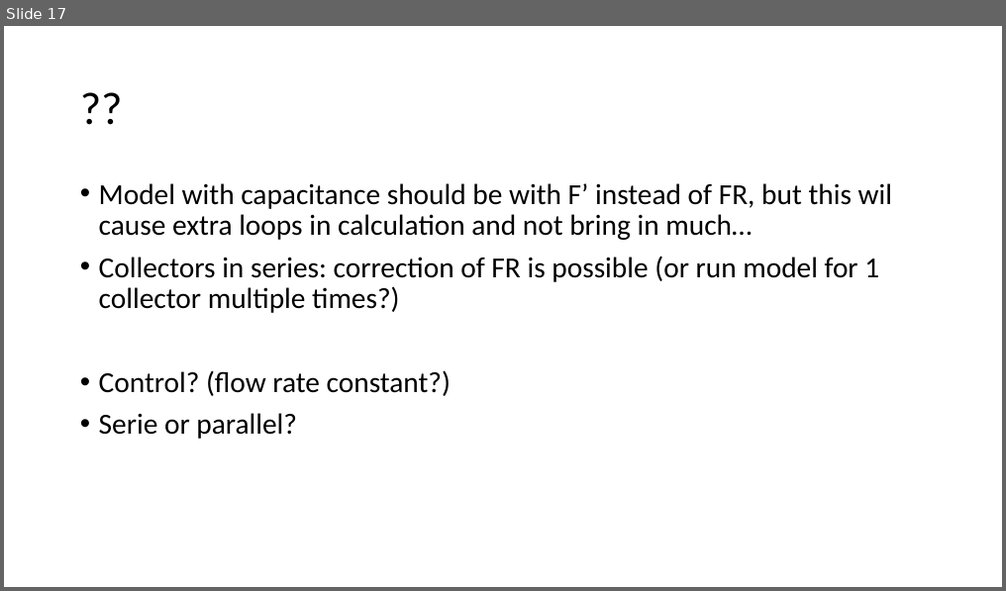
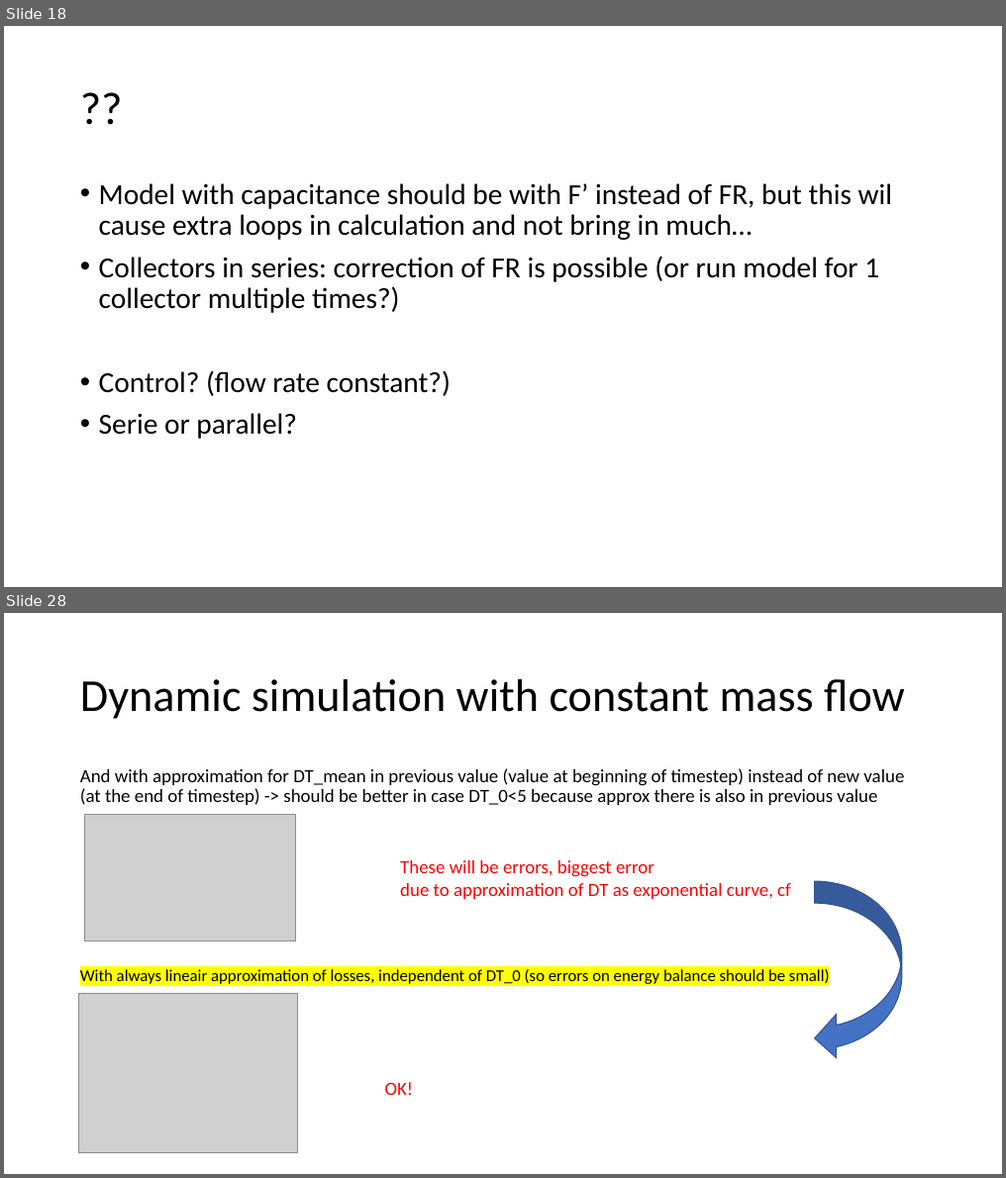
Before and after one commit to MargotDePauw/TETRA-warmtenetten, a slide deck: model zonnecollector/achtergrond/Solar collector.pptx. Shown one above the other, each under a label of ours: slide 17 before the commit, slides 18 and 28 after it; the slides between them are not shown. The pictures are 1006x591 and 1006x1178 pixels, drawn with LibreOffice and Linux fonts; fonts in the diff are those of the drawing; grey boxes stand for pictures. Boxes give left, top, right and bottom in pixels: in the first picture for what was removed or moved away, otherwise in the second. Text is boxed around its words. In the diff, an @@ line names an element or a change of style, - is before the commit and + after.

```diff
--- a/model zonnecollector/achtergrond/Solar collector.pptx
+++ b/model zonnecollector/achtergrond/Solar collector.pptx
@@ slide 28 added at [4, 613, 1002, 1174], background #FFFFFF @@
@@ title added at [80, 679, 905, 719], 44 pt, text #000000 @@
+Dynamic simulation with constant mass flow
@@ text added at [80, 768, 904, 984], 18 pt, text #000000 @@
+And with approximation for DT_mean in previous value (value at beginning of timestep) instead of new value (at the end of timestep) -> should be better in case DT_0<5 because approx there is also in previous value
+With always lineair approximation of losses, independent of DT_0 (so errors on energy balance should be small)
@@ picture added at [85, 814, 296, 942] @@
@@ text added at [400, 861, 791, 899], 18 pt, text #FF0000 @@
+These will be errors, biggest error
+due to approximation of DT as exponential curve, cf
@@ curved left arrow added at [815, 881, 902, 1060], fill #4472C4, outline #325491 1 pt @@
@@ picture added at [79, 993, 298, 1154] @@
@@ text added at [385, 1082, 413, 1095], 18 pt, text #FF0000 @@
+OK!
@@ what was slide 17 is now slide 18 @@
```
Also in this commit, not shown: 13 other slides added, 5 other files.
